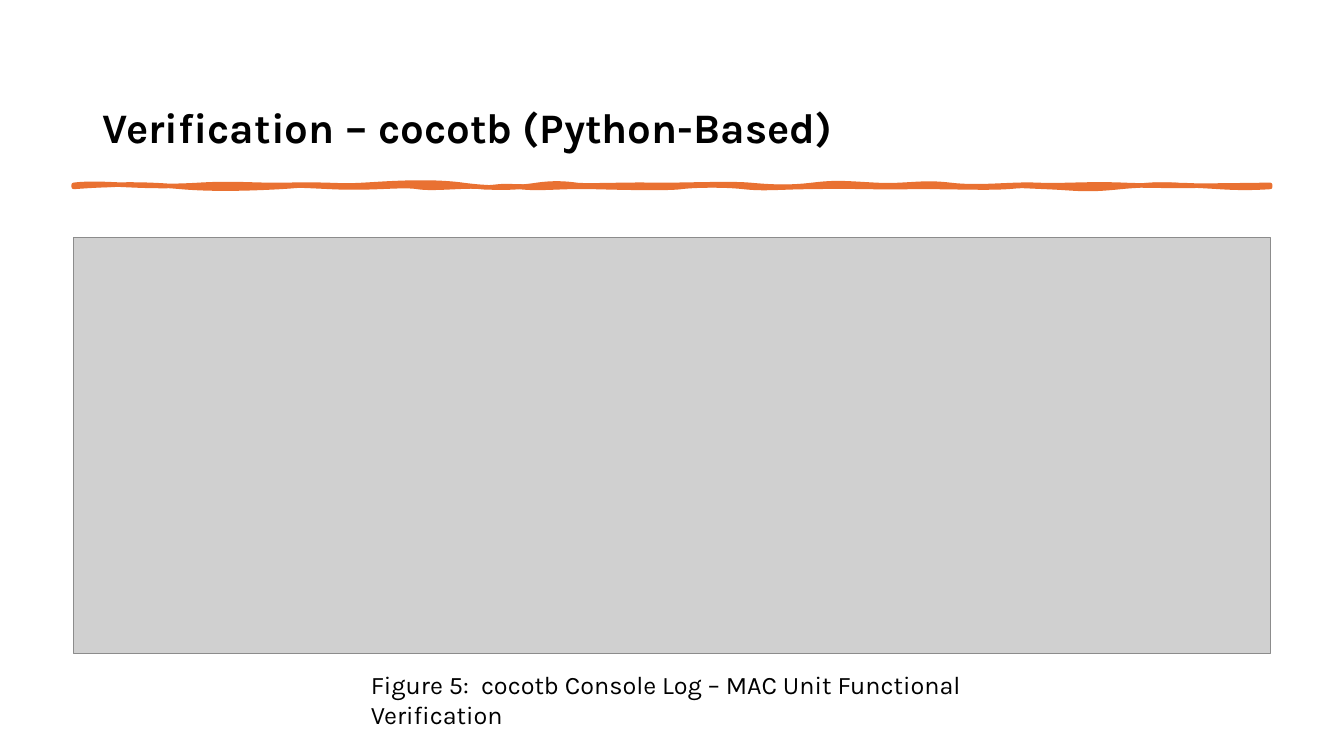
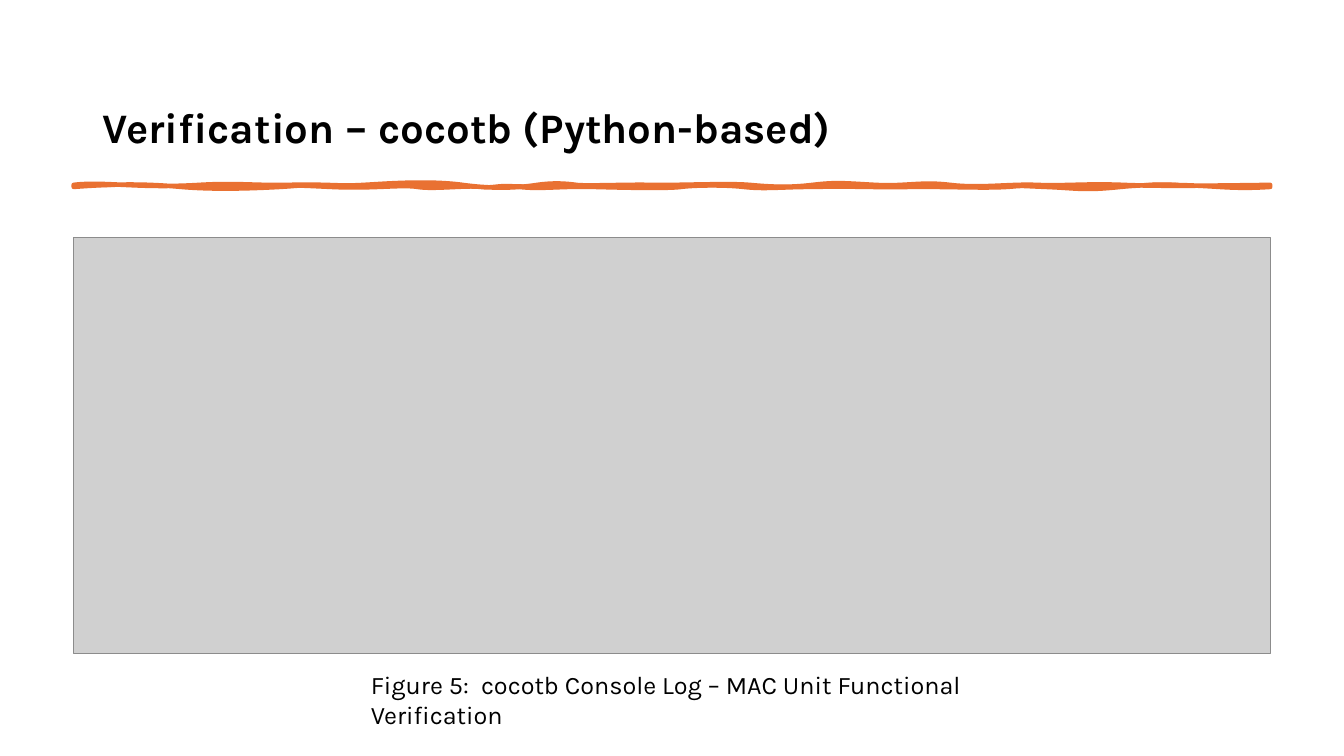
Before and after one commit to varunposimsetty/SAL_TaskAssignment, a slide deck: slide 7 of doc/Varun_Posimsetty_SAL_Presentation.pptx. Drawn at 1344x756 pixels with LibreOffice and Linux fonts; fonts in the diff are those of the drawing; grey boxes stand for pictures. Boxes give left, top, right and bottom in pixels: in the first picture for what was removed or moved away, otherwise in the second. Text is boxed around its words. In the diff, an @@ line names an element or a change of style, - is before the commit and + after.

```diff
--- a/doc/Varun_Posimsetty_SAL_Presentation.pptx
+++ b/doc/Varun_Posimsetty_SAL_Presentation.pptx
@@ title at (102, 111, 831, 154): text changed @@
-Verification – cocotb (Python-Based)
+Verification – cocotb (Python-based)
```
Also in this commit, not shown: 10 other slides changed, 2 other files.
